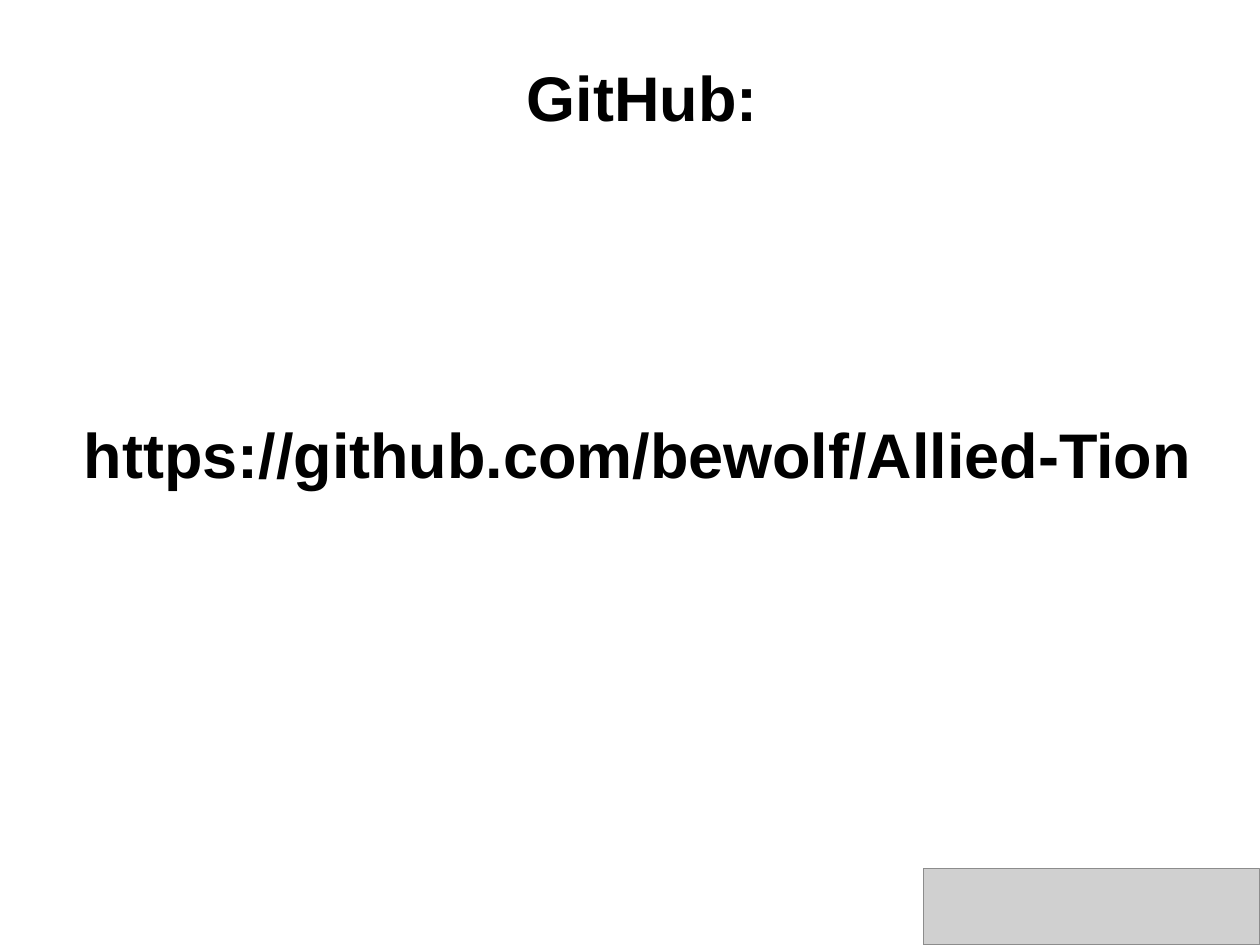
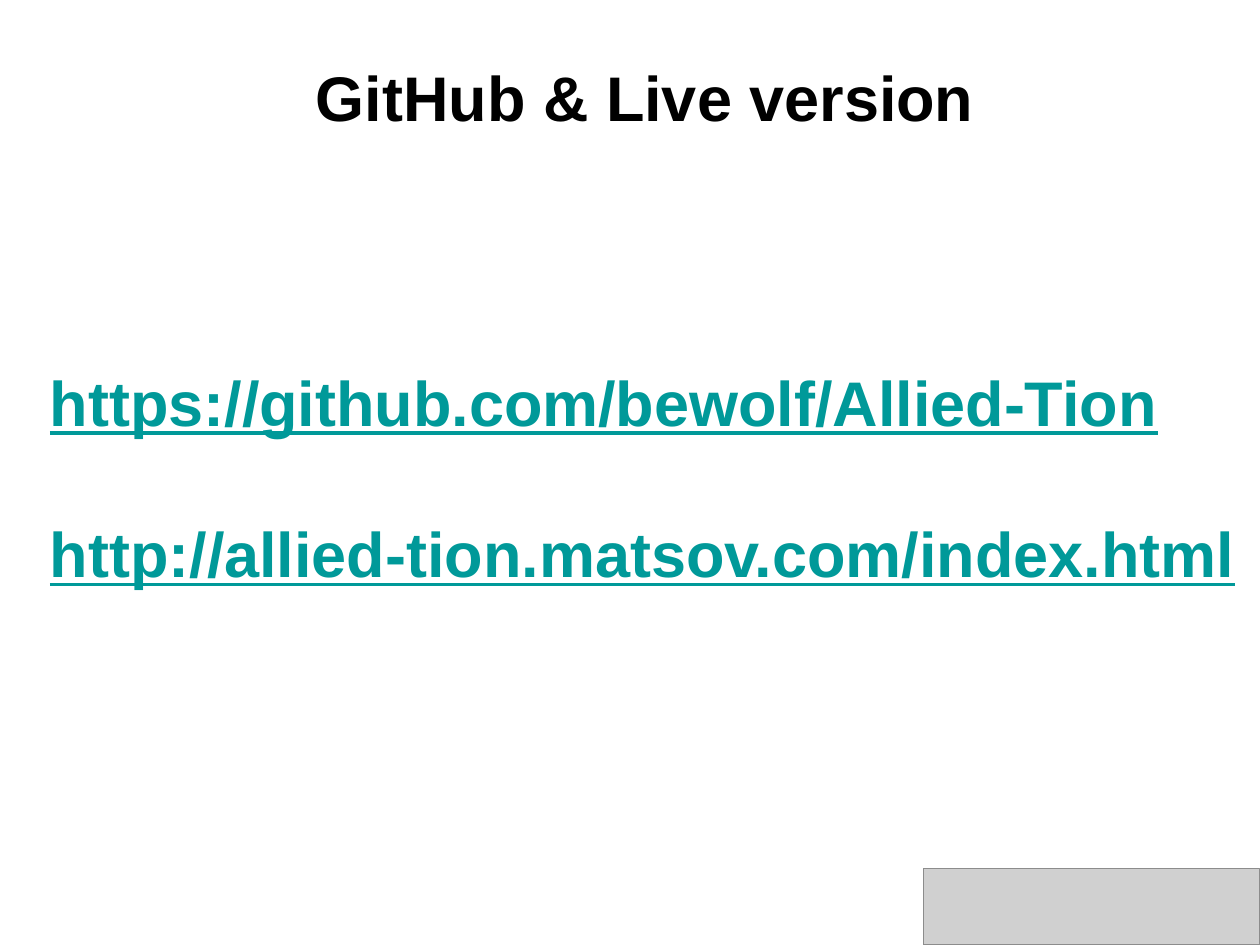
Before and after one commit to bewolf/Allied-Tion, a slide deck: slide 2 of Presentation/Allied-Tion.pptx. Drawn at 1260x945 pixels with LibreOffice and Linux fonts; fonts in the diff are those of the drawing; grey boxes stand for pictures; background and template pictures are left out. Boxes give left, top, right and bottom in pixels: in the first picture for what was removed or moved away, otherwise in the second. Text is boxed around its words. In the diff, an @@ line names an element or a change of style, - is before the commit and + after.

Commit message:
add live link to Presentation/Allied-Tion.pptx change video position in for-beer.html

```diff
--- a/Presentation/Allied-Tion.pptx
+++ b/Presentation/Allied-Tion.pptx
@@ text at (316, 75, 973, 122): text changed @@
-GitHub:
+GitHub & Live version
@@ text "https://github.com/bewolf/Allied-Tion": place and size @@
-text "https://github.com/bewolf/Allied-Tion" at (84, 432, 1191, 490)
+text "https://github.com/bewolf/Allied-Tion" at (50, 380, 1234, 588)
@@ text at (50, 380, 1157, 437): text colour #000000 to #009999, underline on in "https://github.com/bewolf/Allied-Tion" @@
@@ text at (50, 531, 1234, 588): paragraph added @@
+http://allied-tion.matsov.com/index.html
```
Also in this commit, not shown: 1 other slide changed, 1 other file.
